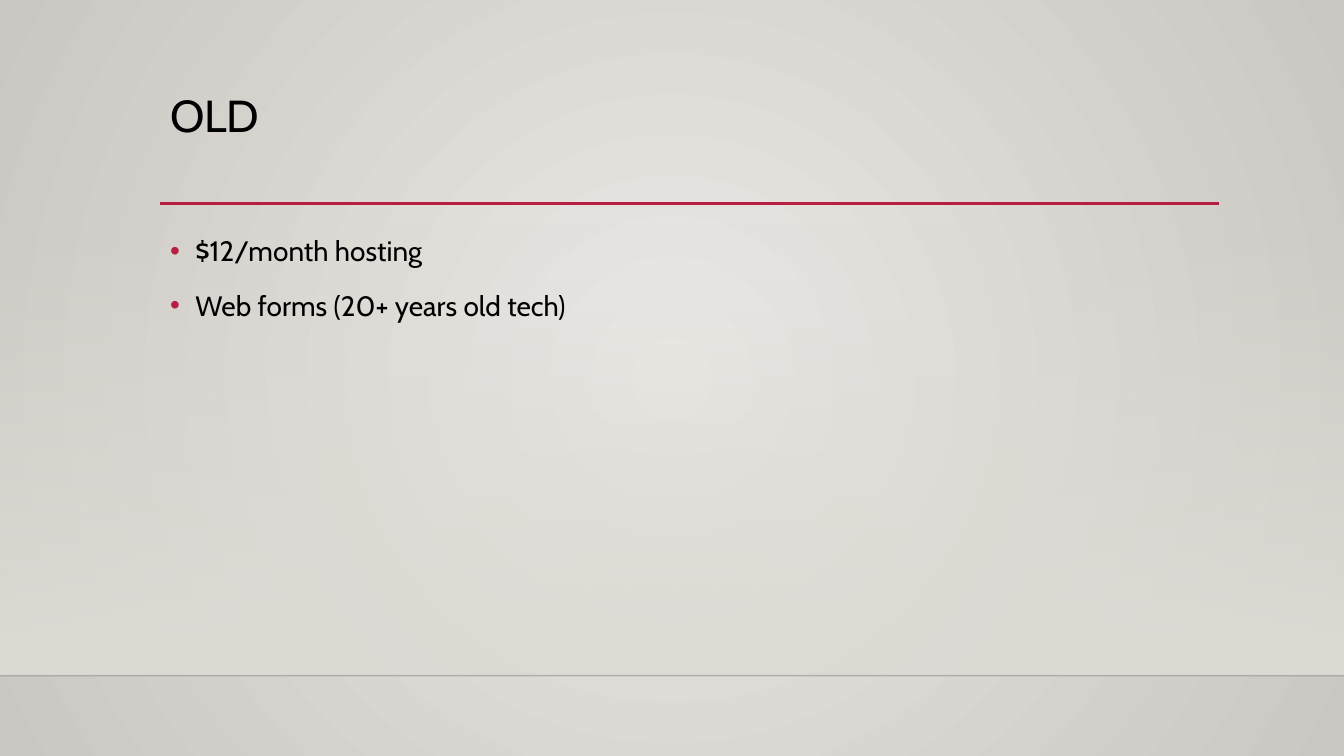
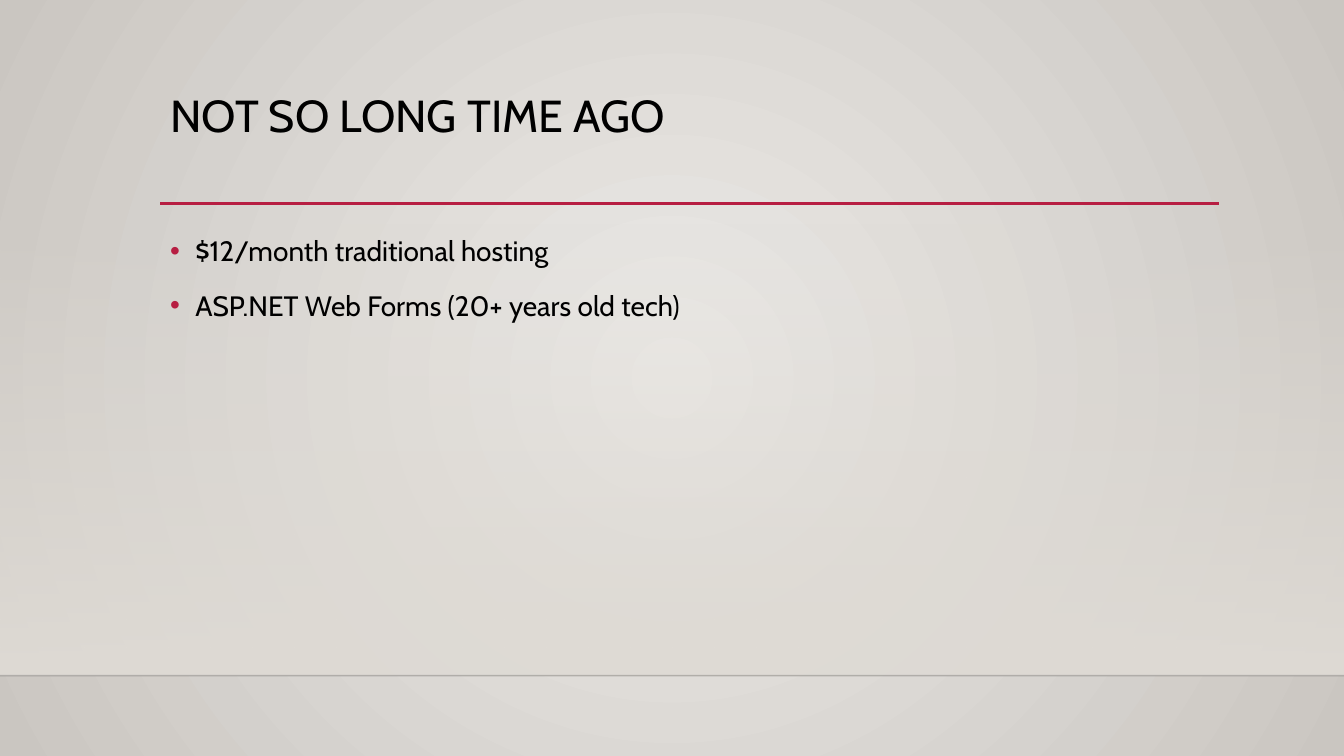
Before and after one commit to nik-yo/HostingForLess, a slide deck: slide 4 of slides/HostingForLess.pptx (slide 3 before the commit). Drawn at 1344x756 pixels with LibreOffice and Linux fonts; fonts in the diff are those of the drawing; background and template pictures are left out. Boxes give left, top, right and bottom in pixels: in the first picture for what was removed or moved away, otherwise in the second. Text is boxed around its words. In the diff, an @@ line names an element or a change of style, - is before the commit and + after.

```diff
--- a/slides/HostingForLess.pptx
+++ b/slides/HostingForLess.pptx
@@ title at (170, 100, 665, 133): text changed @@
-OLD
+NOT SO LONG TIME AGO
@@ text at (195, 240, 679, 322): text changed @@
-• $12/month hosting
-• Web forms (20+ years old tech)
+• $12/month traditional hosting
+• ASP.NET Web Forms (20+ years old tech)
```
Also in this commit, not shown: 5 other slides changed, 9 slides added, 2 slides removed, 8 other files.
